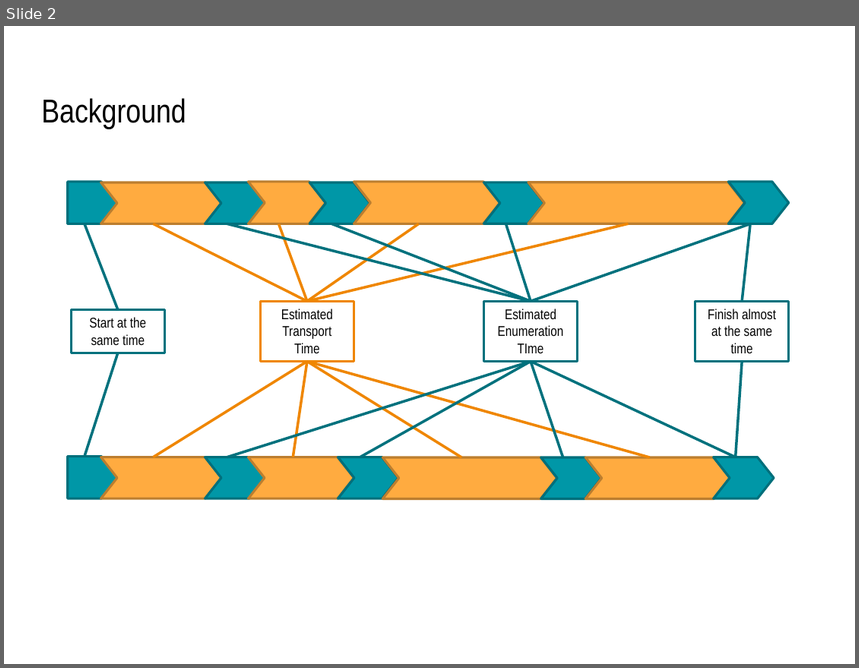
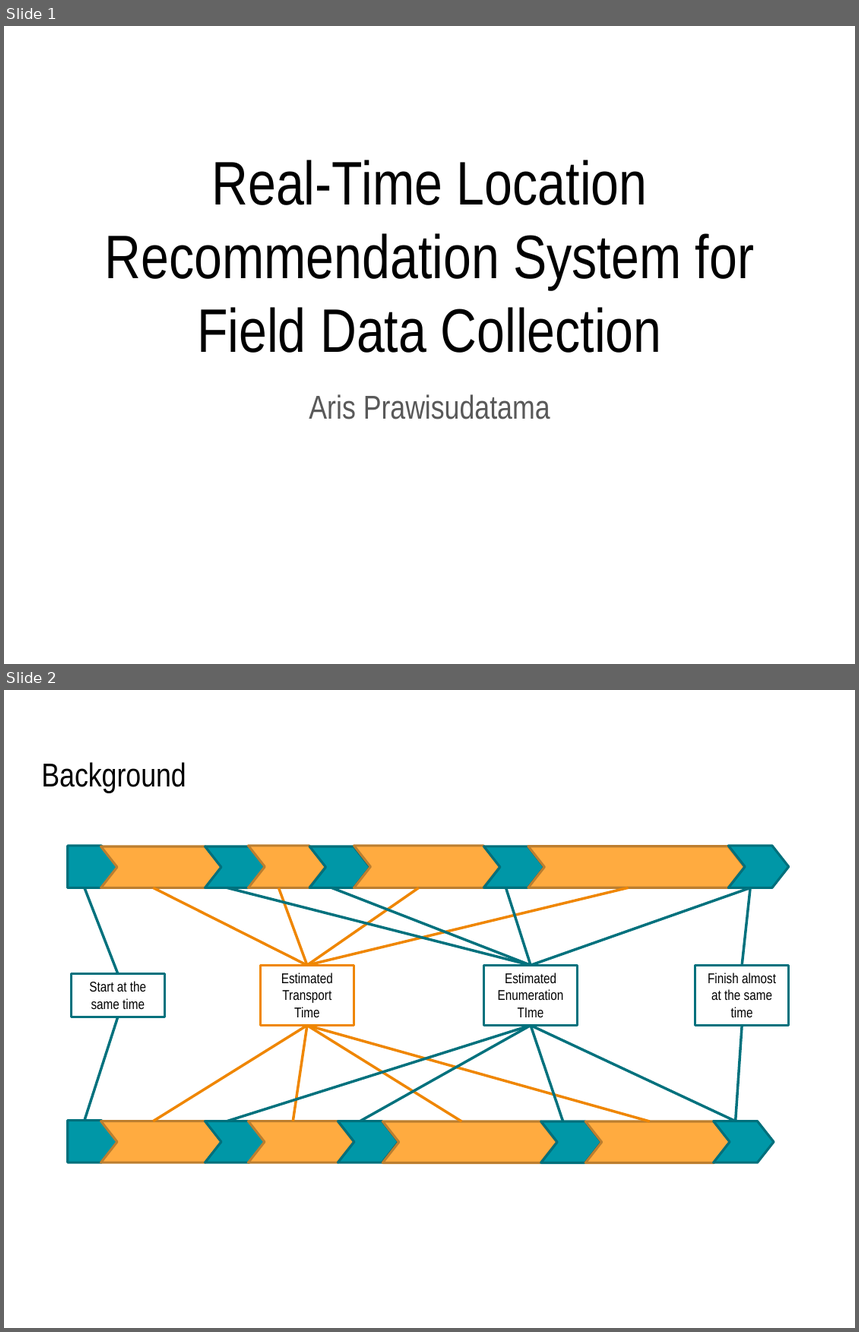
Before and after one commit to soedomoto/ITB2015, a slide deck: Dynamic Enumerator Allocation/Paper/Presentation/v1/Slide.pptx. Shown one above the other, each under a label of ours: slide 2 before the commit, slides 1 and 2 after it. The pictures are 859x668 and 859x1332 pixels, drawn with LibreOffice and Linux fonts; fonts in the diff are those of the drawing. Boxes give left, top, right and bottom in pixels: in the first picture for what was removed or moved away, otherwise in the second. Text is boxed around its words. In the diff, an @@ line names an element or a change of style, - is before the commit and + after.

Commit message:
Update slide

```diff
--- a/Dynamic Enumerator Allocation/Paper/Presentation/v1/Slide.pptx
+++ b/Dynamic Enumerator Allocation/Paper/Presentation/v1/Slide.pptx
@@ slide 1 added at [4, 26, 855, 664], background #FFFFFF @@
@@ title added at [105, 160, 754, 353], 52 pt, text #000000 @@
+Real-Time Location Recommendation System for
+Field Data Collection
@@ subtitle added at [309, 395, 550, 420], 28 pt, text #595959 @@
+Aris Prawisudatama
```
Also in this commit, not shown: 2 other slides added, 1 slide removed, 2 other files.
